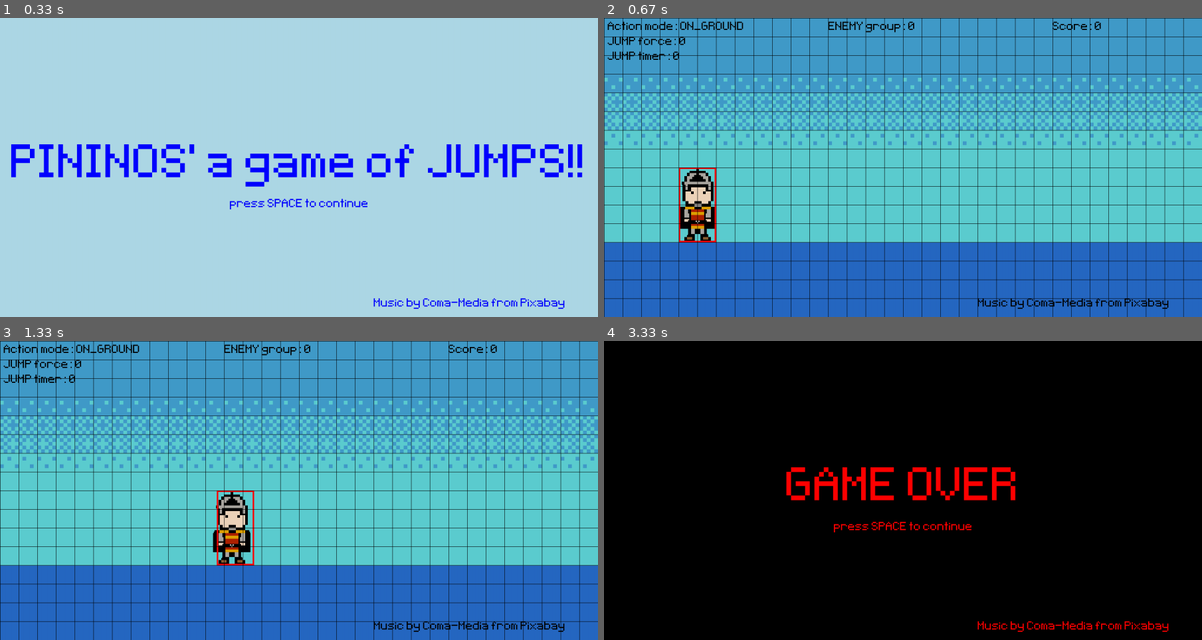
Above: before the commit, frames 1-4 (two rows, left to right).
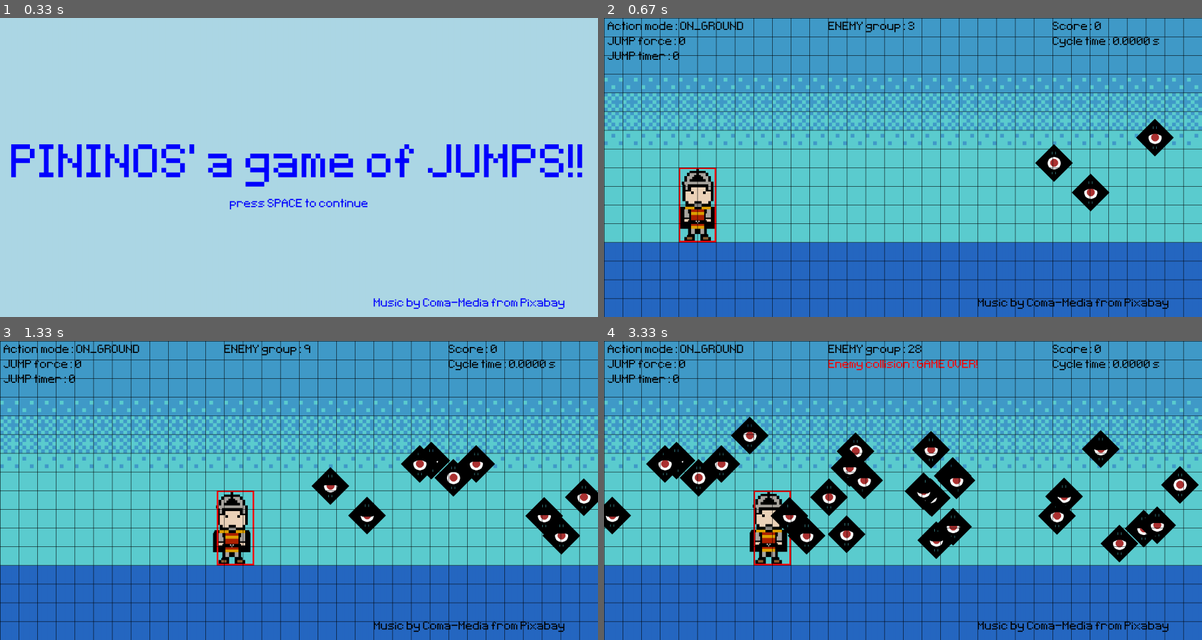
Above: after the commit, the same moments.

Repository: alo40/pygame_pininos
Game: pygame game, started from pininos_main.py
Two runs of this game, one before a commit and one after it. Both use one fixed random seed, a clock stepped at 60 frames per second and the inputs below.
Inputs:
- Up to frame 1 (0.33 s): no input
- Up to frame 2 (0.67 s): tap Space at 0.33 s
- Up to frame 3 (1.33 s): hold Right 0.67-1.13 s; hold Right from 1.17 s (still down)
- Up to frame 4 (3.33 s): release Right at 1.63 s; hold Left 1.67-2.2 s; hold Down 2.23-2.53 s; hold Left 2.57-2.97 s; hold Right from 3 s (still down)

Frame 1 is identical in both runs. In frame 2, 1.5% of the frame differs, in the area x 50-96%, y 2-65%; in frame 3, 3.7%; in frame 4, 92%, in the area x 0-100%, y 0-100%.

Commit message:
added performance graph by closing

Diff:
--- a/pininos_main.py
+++ b/pininos_main.py
@@ -18,8 +18,9 @@
     Contact email: alejandronieto40@gmail.com
 """
 
-
 import pygame as pg
+import time
+import matplotlib.pyplot as plt
 from sys import exit
 from random import randint, choice  # choice will be used to random spawn different types of enemies
 from enum import Enum
@@ -29,6 +30,7 @@
 screen_width = 1600
 screen_height = 800
 screen = pg.display.set_mode((screen_width, screen_height))  # canvas for everything!
+cycle_time = []  # in seconds
 
 
 class Hero(pg.sprite.Sprite):
@@ -333,12 +335,12 @@
     enemy_group = pg.sprite.Group()
 
     # timers hero standing animation
-    timer_hero_standing_animation = pg.USEREVENT + 1  # +2 is used to avoid conflicts with pygame user events
+    timer_hero_standing_animation = pg.USEREVENT + 1  # +1 is used to avoid conflicts with pygame user events
     pg.time.set_timer(timer_hero_standing_animation, 200)  # tigger event in x ms
 
     # timers enemy_01 spawn
-    timer_enemy_01_spawn = pg.USEREVENT + 2  # +1 is used to avoid conflicts with pygame user events
-    pg.time.set_timer(timer_enemy_01_spawn, 1000)  # tigger event in x ms
+    timer_enemy_01_spawn = pg.USEREVENT + 2  # +2 is used to avoid conflicts with pygame user events
+    pg.time.set_timer(timer_enemy_01_spawn, 1000)  # tigger event in x ms (default)
 
     # timers enemy_01 animation
     timer_enemy_01_animation = pg.USEREVENT + 3  # +3 is used to avoid conflicts with pygame user events
@@ -346,6 +348,8 @@
 
     # game loop
     while True:
+        # start counting execution time
+        start_time = time.time()
 
         #####################################################################################
         # game mode: EVENTS
@@ -357,6 +361,8 @@
             # EVENT: QUIT BUTTON
             if event.type == pg.QUIT:  # QUIT = x button of the window
                 pg.quit()
+                plt.plot(cycle_time)
+                plt.show()
                 exit() # to close the while: True loop
 
             # TIMER EVENT: HERO STANDING ANIMATION
@@ -494,7 +500,7 @@
                 elif game_mode == Game.DAY_2:
                     pg.time.set_timer(timer_enemy_01_spawn, 800)
                 else:  # default DAY_1
-                    pg.time.set_timer(timer_enemy_01_spawn, 1000)
+                    pg.time.set_timer(timer_enemy_01_spawn, 100)
 
         #####################################################################################
         # game mode: GAME ACTIVE
@@ -545,8 +551,8 @@
                 text_collision = game_active_font.render('Enemy collision: GAME OVER!', False, 'Red')
                 screen.blit(text_collision, (600, 50))
                 game_day = game_mode  # save game day
-                game_mode = Game.OVER  # GAME OVER!
-                play_music = True  # to change background music
+                # game_mode = Game.OVER  # GAME OVER!
+                # play_music = True  # to change background music
 
             # GAME SCORE  ###################################################################
 
@@ -603,6 +609,14 @@
             text_screen = game_active_font.render(text_music, False, 'Black')
             screen.blit(text_screen, (1000, 750))
 
+            # print execution time
+            end_time = time.time()
+            total_time = end_time - start_time
+            cycle_time.append(total_time)
+
+            text_screen = game_active_font.render(f'Cycle time: {total_time:.4f} s', False, 'Black')
+            screen.blit(text_screen, (1200, 50))
+
         # LOOP END ##########################################################################
 
         # # Show frame rate in title bar
